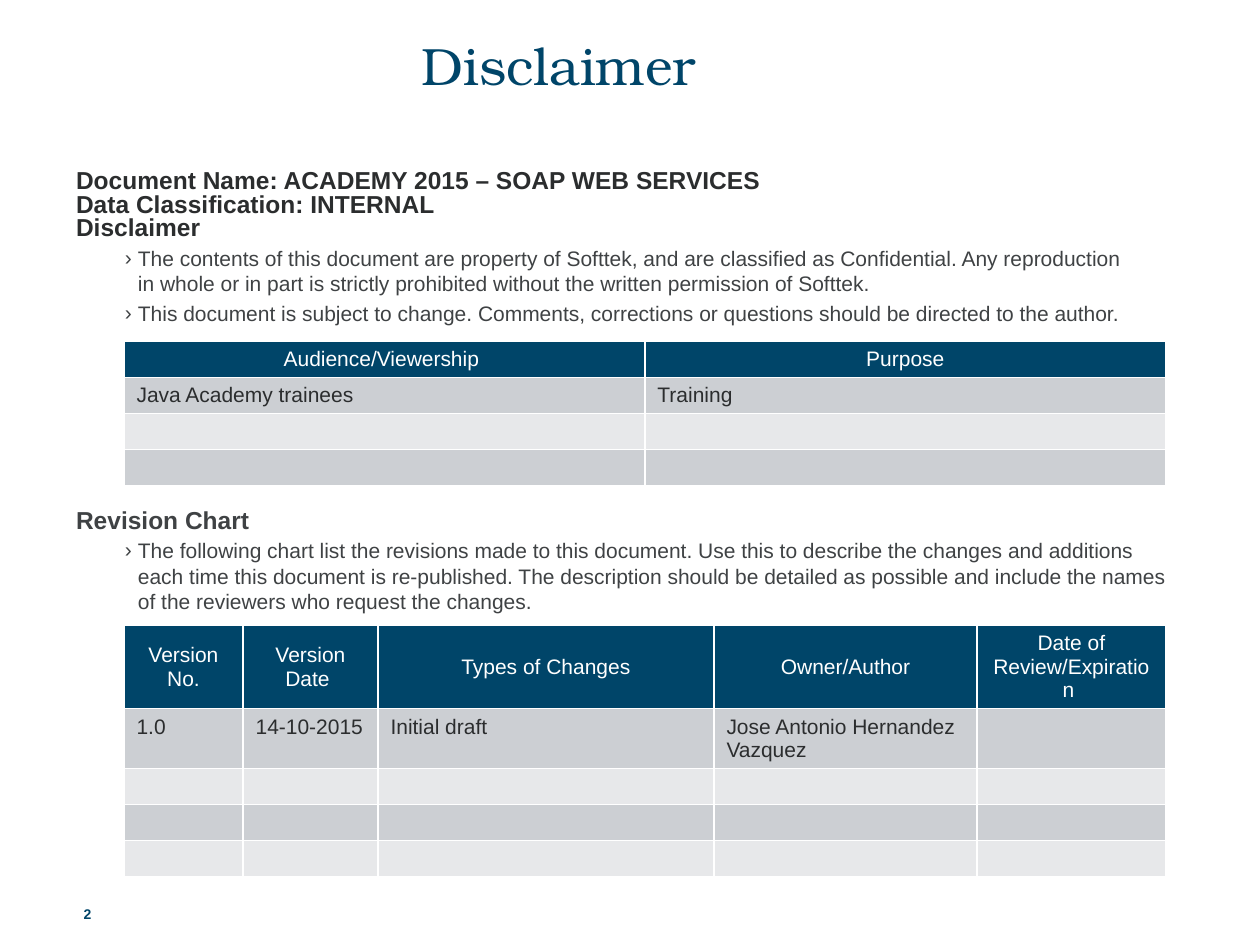
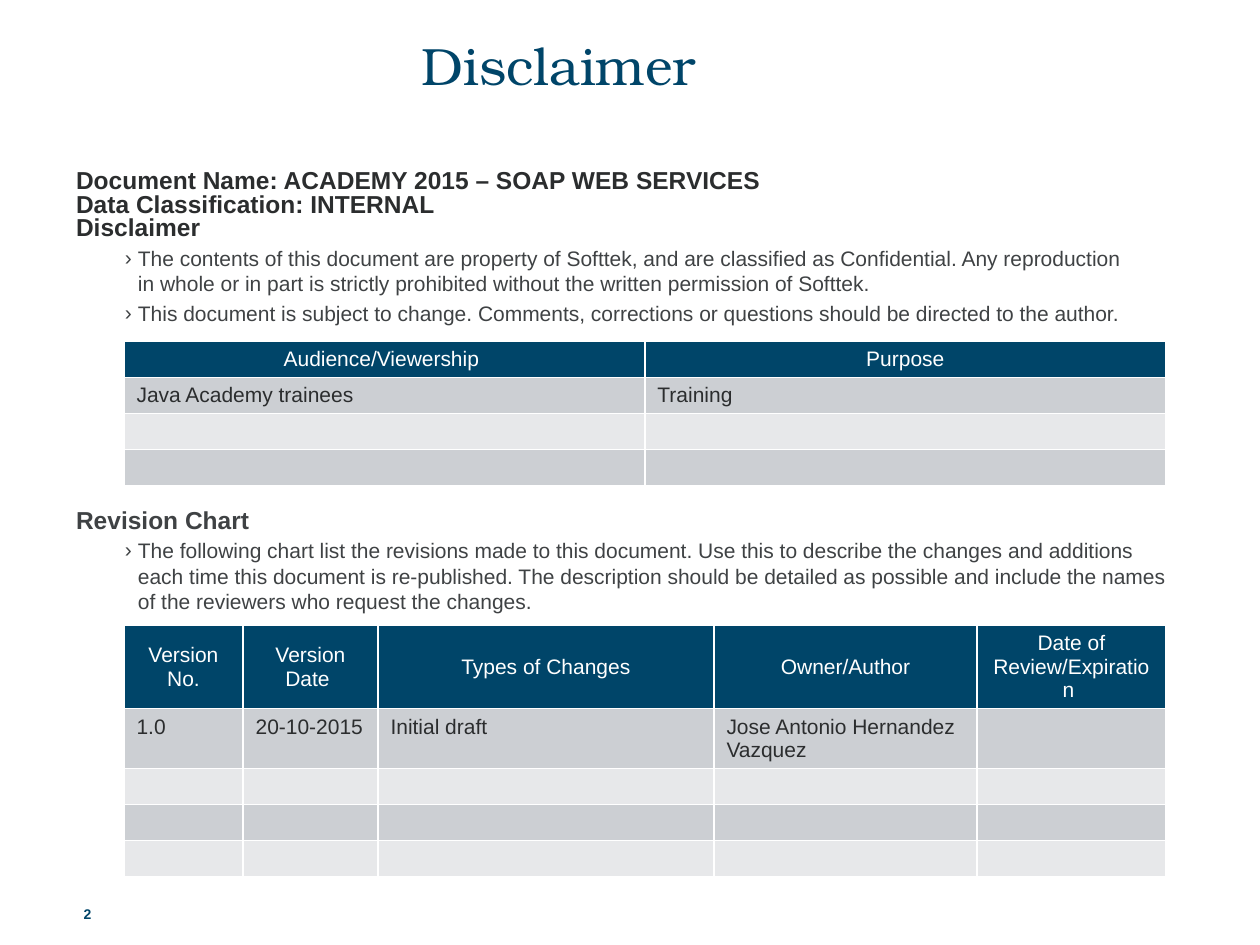
Before and after one commit to DavidHertz/WebServices, a slide deck: slide 2 of SOAP/doc/SOAP.pptx. Drawn at 1260x945 pixels with LibreOffice and Linux fonts; fonts in the diff are those of the drawing. Boxes give left, top, right and bottom in pixels: in the first picture for what was removed or moved away, otherwise in the second. Text is boxed around its words. In the diff, an @@ line names an element or a change of style, - is before the commit and + after.

```diff
--- a/SOAP/doc/SOAP.pptx
+++ b/SOAP/doc/SOAP.pptx
@@ table at (x1=123, y1=625, x2=1166, y2=890) @@
-row 2, column 2: 14-10-2015
+row 2, column 2: 20-10-2015
```
Also in this commit, not shown: 4 other slides changed, 7 slides added, 16 other files.
